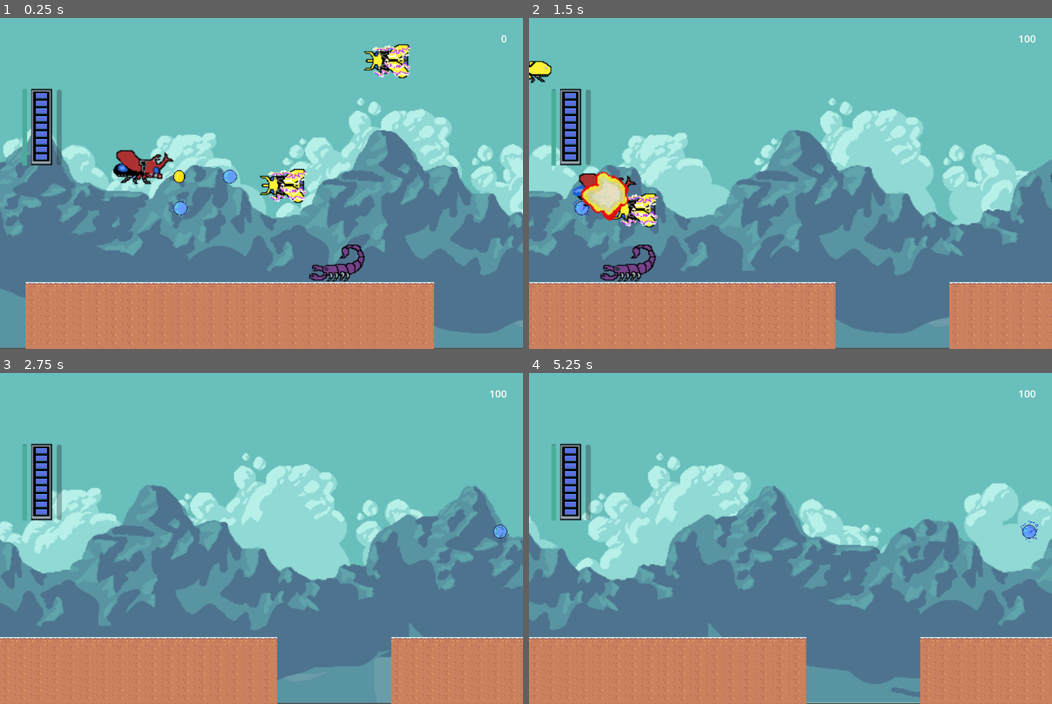
Above: before the commit, frames 1-4 (two rows, left to right).
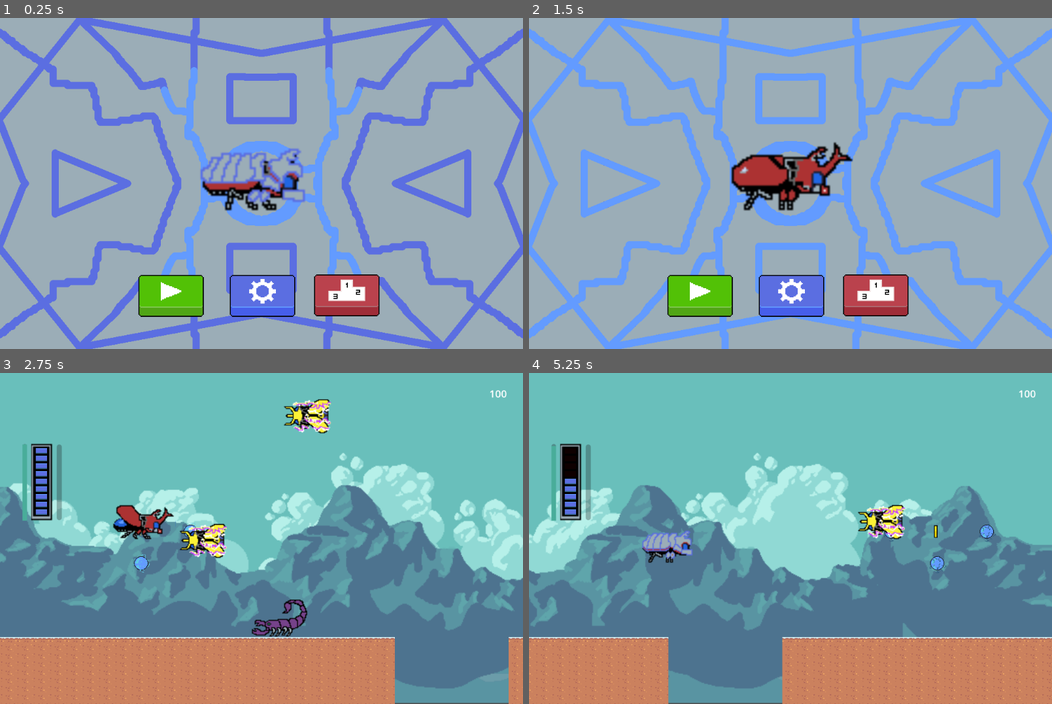
Above: after the commit, the same moments.

Repository: alphaFaiz/cy-bugs
Game: Godot game, scene res://main-menu.tscn
Same seed, same stepped clock (60 frames per second), same inputs: the game is played once before the commit and once after it. Before the commit the project starts from res://game.tscn.
Inputs (mouse positions are in pixels of both pictures, inside the frame that each line leads up to):
- Up to frame 1 (0.25 s): no input
- Up to frame 2 (1.5 s): click (790, 292) at 0.52 s; click (874, 289) at 1.27 s
- Up to frame 3 (2.75 s): click (172, 647) at 2.02 s
- Up to frame 4 (5.25 s): hold Up (ui_up) 2.78-4.28 s; tap Z (attack) at 2.85, 4.35 s; tap X (switch_form) at 3.6, 5.1 s; hold Down (ui_down) 4.28-5.03 s; hold Up (ui_up) from 5.03 s (still down)

The runs differ from the first frame. In frame 1, 100% of the frame differs, in the area x 0-100%, y 0-100%; in frame 2, 100%; in frame 3, 38%; in frame 4, 37%.
Error before the commit: Invalid access to property or key 'global_position' on a base object of type 'previously freed'. (res://game.gd:50)

Commit message:
menu

Diff:
--- a/Player.gd
+++ b/Player.gd
@@ -7,6 +7,7 @@
 signal ground_landing
 signal clockup_mode(turned_on)
 signal point_changed(new_point)
+signal game_over
 
 @onready var rayCastBottom = $RayCast2DBottom
 @onready var rayCastPrepareLanding = $RayCast2DPrepareLanding
@@ -239,6 +240,7 @@
 	var explosion_inst = explosion_scn.instantiate()
 	add_child(explosion_inst)
 	await explosion_inst.animation_finished
+	emit_signal("game_over")
 	queue_free()
 
 func clock_up() -> bool:
--- a/Player.tscn
+++ b/Player.tscn
@@ -363,7 +363,9 @@
 material = ExtResource("2_juuw2")
 scale = Vector2(2, 2)
 sprite_frames = SubResource("SpriteFrames_n1khf")
-animation = &"fly_forward"
+animation = &"walk"
+frame = 1
+frame_progress = 0.452553
 
 [node name="RayCast2DBottom" type="RayCast2D" parent="."]
 position = Vector2(8, 0)
--- a/game.gd
+++ b/game.gd
@@ -36,6 +36,7 @@
 		_player.connect("clockup_mode", handle_clockup)
 		_player.connect("stamina_changed", _stamina_bar.set_stamina)
 		_player.connect("point_changed", _point_label.set_point)
+		_player.connect("game_over", handle_game_over)
 	randomize()
 	spawn_inst(0, 0)
 	spawn_inst(bounds_fw, 0)
@@ -43,6 +44,9 @@
 # Called every frame. 'delta' is the elapsed time since the previous frame.
 func _process(delta):
 	pass
+
+func handle_game_over():
+	get_tree().change_scene_to_file("res://ui/game-over.tscn")
 
 func _physics_process(delta):
 	#after the character is moved, clamp its position to the end of the camera bounds
--- /dev/null
+++ b/main-menu.gd
@@ -0,0 +1,19 @@
+extends Control
+
+@onready var play_button = $PlayButton
+@onready var setting_button = $SettingButton
+@onready var highscore_button = $HighScoreButton
+@onready var characterAnimation = $CharacterAnimatedSprite2D
+
+# Called when the node enters the scene tree for the first time.
+func _ready() -> void:
+	pass # Replace with function body.
+
+
+# Called every frame. 'delta' is the elapsed time since the previous frame.
+func _process(delta: float) -> void:
+	if not characterAnimation.is_playing():
+		characterAnimation.play("walk")
+
+func _on_play_button_pressed() -> void:
+	get_tree().change_scene_to_file("res://game.tscn")
--- /dev/null
+++ b/main-menu.tscn
@@ -0,0 +1,183 @@
+[gd_scene load_steps=28 format=3 uid="uid://cogfsg7tm68nd"]
+
+[ext_resource type="Script" path="res://main-menu.gd" id="1_m6ma2"]
+[ext_resource type="Texture2D" uid="uid://cl1q3x2qvvjp" path="res://prototype-sprites/main-menu-background.png" id="2_kcjcb"]
+[ext_resource type="Texture2D" uid="uid://bedndah7qmgb2" path="res://prototype-sprites/play-button-idle.png" id="3_jtrqy"]
+[ext_resource type="Texture2D" uid="uid://0li1n0b6f8uo" path="res://prototype-sprites/play-button-pressed.png" id="4_0bmic"]
+[ext_resource type="Texture2D" uid="uid://1f6mfrrdeysy" path="res://prototype-sprites/setting-button-idle.png" id="5_hbg1t"]
+[ext_resource type="Texture2D" uid="uid://cgw48544qt70g" path="res://prototype-sprites/setting-button-pressed.png" id="6_2tiwg"]
+[ext_resource type="Texture2D" uid="uid://dduptnh2y5xqx" path="res://prototype-sprites/score-button-idle.png" id="7_gge8w"]
+[ext_resource type="Texture2D" uid="uid://dthek2g6fqkfi" path="res://prototype-sprites/score-button-pressed.png" id="8_h0n3p"]
+[ext_resource type="Texture2D" uid="uid://dhtb6mm8f4665" path="res://prototype-sprites/kabuto-cast-off.png" id="9_544ev"]
+[ext_resource type="Texture2D" uid="uid://dyrbmguitfwma" path="res://prototype-sprites/kabuto-walk.png" id="9_ueyaj"]
+
+[sub_resource type="AtlasTexture" id="AtlasTexture_28h4d"]
+atlas = ExtResource("2_kcjcb")
+region = Rect2(0, 0, 1024, 648)
+
+[sub_resource type="AtlasTexture" id="AtlasTexture_unlyr"]
+atlas = ExtResource("2_kcjcb")
+region = Rect2(1024, 0, 1024, 648)
+
+[sub_resource type="AtlasTexture" id="AtlasTexture_jiao1"]
+atlas = ExtResource("2_kcjcb")
+region = Rect2(2048, 0, 1024, 648)
+
+[sub_resource type="AtlasTexture" id="AtlasTexture_3lphh"]
+atlas = ExtResource("2_kcjcb")
+region = Rect2(3072, 0, 1024, 648)
+
+[sub_resource type="AtlasTexture" id="AtlasTexture_yoxa3"]
+atlas = ExtResource("2_kcjcb")
+region = Rect2(4096, 0, 1024, 648)
+
+[sub_resource type="AtlasTexture" id="AtlasTexture_pqtpb"]
+atlas = ExtResource("2_kcjcb")
+region = Rect2(5120, 0, 1024, 648)
+
+[sub_resource type="SpriteFrames" id="SpriteFrames_el60y"]
+animations = [{
+"frames": [{
+"duration": 1.0,
+"texture": SubResource("AtlasTexture_28h4d")
+}, {
+"duration": 1.0,
+"texture": SubResource("AtlasTexture_unlyr")
+}, {
+"duration": 1.0,
+"texture": SubResource("AtlasTexture_jiao1")
+}, {
+"duration": 1.0,
+"texture": SubResource("AtlasTexture_3lphh")
+}, {
+"duration": 1.0,
+"texture": SubResource("AtlasTexture_yoxa3")
+}, {
+"duration": 1.0,
+"texture": SubResource("AtlasTexture_pqtpb")
+}],
+"loop": false,
+"name": &"default",
+"speed": 8.0
+}]
+
+[sub_resource type="AtlasTexture" id="AtlasTexture_w426q"]
+atlas = ExtResource("9_544ev")
+region = Rect2(0, 0, 64, 64)
+
+[sub_resource type="AtlasTexture" id="AtlasTexture_g5ert"]
+atlas = ExtResource("9_544ev")
+region = Rect2(64, 0, 64, 64)
+
+[sub_resource type="AtlasTexture" id="AtlasTexture_cmd6h"]
+atlas = ExtResource("9_544ev")
+region = Rect2(128, 0, 64, 64)
+
+[sub_resource type="AtlasTexture" id="AtlasTexture_tu6nb"]
+atlas = ExtResource("9_544ev")
+region = Rect2(192, 0, 64, 64)
+
+[sub_resource type="AtlasTexture" id="AtlasTexture_qmtae"]
+atlas = ExtResource("9_544ev")
+region = Rect2(256, 0, 64, 64)
+
+[sub_resource type="AtlasTexture" id="AtlasTexture_b3o1v"]
+atlas = ExtResource("9_544ev")
+region = Rect2(320, 0, 64, 64)
+
+[sub_resource type="AtlasTexture" id="AtlasTexture_r3b8y"]
+atlas = ExtResource("9_544ev")
+region = Rect2(384, 0, 64, 64)
+
+[sub_resource type="AtlasTexture" id="AtlasTexture_7pgcn"]
+atlas = ExtResource("9_ueyaj")
+region = Rect2(0, 0, 64, 64)
+
+[sub_resource type="AtlasTexture" id="AtlasTexture_mjl6t"]
+atlas = ExtResource("9_ueyaj")
+region = Rect2(64, 0, 64, 64)
+
+[sub_resource type="SpriteFrames" id="SpriteFrames_i4oeh"]
+animations = [{
+"frames": [{
+"duration": 1.0,
+"texture": SubResource("AtlasTexture_w426q")
+}, {
+"duration": 1.0,
+"texture": SubResource("AtlasTexture_g5ert")
+}, {
+"duration": 1.0,
+"texture": SubResource("AtlasTexture_cmd6h")
+}, {
+"duration": 1.0,
+"texture": SubResource("AtlasTexture_tu6nb")
+}, {
+"duration": 1.0,
+"texture": SubResource("AtlasTexture_qmtae")
+}, {
+"duration": 1.0,
+"texture": SubResource("AtlasTexture_b3o1v")
+}, {
+"duration": 1.0,
+"texture": SubResource("AtlasTexture_r3b8y")
+}],
+"loop": false,
+"name": &"default",
+"speed": 6.0
+}, {
+"frames": [{
+"duration": 1.0,
+"texture": SubResource("AtlasTexture_7pgcn")
+}, {
+"duration": 1.0,
+"texture": SubResource("AtlasTexture_mjl6t")
+}],
+"loop": true,
+"name": &"walk",
+"speed": 8.0
+}]
+
+[node name="main-menu" type="Control"]
+layout_mode = 3
+anchors_preset = 0
+script = ExtResource("1_m6ma2")
+
+[node name="BackgroundAnimatedSprite2D" type="AnimatedSprite2D" parent="."]
+position = Vector2(512, 324)
+sprite_frames = SubResource("SpriteFrames_el60y")
+autoplay = "default"
+
+[node name="PlayButton" type="TextureButton" parent="."]
+layout_mode = 0
+offset_left = 271.0
+offset_top = 471.0
+offset_right = 403.0
+offset_bottom = 586.0
+texture_normal = ExtResource("3_jtrqy")
+texture_pressed = ExtResource("4_0bmic")
+
+[node name="SettingButton" type="TextureButton" parent="."]
+layout_mode = 0
+offset_left = 450.0
+offset_top = 471.0
+offset_right = 578.0
+offset_bottom = 599.0
+texture_normal = ExtResource("5_hbg1t")
+texture_pressed = ExtResource("6_2tiwg")
+
+[node name="HighScoreButton" type="TextureButton" parent="."]
+layout_mode = 0
+offset_left = 615.0
+offset_top = 470.0
+offset_right = 743.0
+offset_bottom = 598.0
+texture_normal = ExtResource("7_gge8w")
+texture_pressed = ExtResource("8_h0n3p")
+
+[node name="CharacterAnimatedSprite2D" type="AnimatedSprite2D" parent="."]
+position = Vector2(513, 324)
+scale = Vector2(4, 4)
+sprite_frames = SubResource("SpriteFrames_i4oeh")
+autoplay = "default"
+
+[connection signal="pressed" from="PlayButton" to="." method="_on_play_button_pressed"]
--- a/project.godot
+++ b/project.godot
@@ -11,7 +11,7 @@
 [application]
 
 config/name="Cy-bugs"
-run/main_scene="res://game.tscn"
+run/main_scene="res://main-menu.tscn"
 config/features=PackedStringArray("4.0", "GL Compatibility")
 config/icon="res://icon.svg"
 
--- /dev/null
+++ b/resources/save_game.tres
@@ -0,0 +1,3 @@
+[gd_resource type="Resource" format=3 uid="uid://dh7kbacndcb8g"]
+
+[resource]
--- /dev/null
+++ b/resources/savegame.gd
@@ -0,0 +1,23 @@
+extends Resource
+
+const SAVE_FILE_PATH = "user://save_game.save"
+
+@export var high_score = 0
+
+# Called when the node enters the scene tree for the first time.
+func _ready() -> void:
+	pass # Replace with function body.
+
+
+# Called every frame. 'delta' is the elapsed time since the previous frame.
+func _process(delta: float) -> void:
+	pass
+
+#func save_score():
+#	ResourceSaver.save(SAVE_FILE_PATH, self)
+#
+#var save_path = "user://save_game.tres"
+#
+#func save_score():
+#	var file = FileAccess.open(save_path, FileAccess.WRITE)
+#	file.store_var(highscore)
--- /dev/null
+++ b/ui/game-over.gd
@@ -0,0 +1,17 @@
+extends Control
+
+
+# Called when the node enters the scene tree for the first time.
+func _ready() -> void:
+	pass # Replace with function body.
+
+
+# Called every frame. 'delta' is the elapsed time since the previous frame.
+func _process(delta: float) -> void:
+	pass
+
+func _on_replay_button_pressed() -> void:
+	get_tree().change_scene_to_file("res://game.tscn")
+
+func _on_exit_button_pressed() -> void:
+	get_tree().change_scene_to_file("res://main-menu.tscn")
--- /dev/null
+++ b/ui/game-over.tscn
@@ -0,0 +1,93 @@
+[gd_scene load_steps=14 format=3 uid="uid://lruas7lofysg"]
+
+[ext_resource type="Texture2D" uid="uid://cl1q3x2qvvjp" path="res://prototype-sprites/main-menu-background.png" id="1_sxkdo"]
+[ext_resource type="Script" path="res://ui/game-over.gd" id="1_sxxry"]
+[ext_resource type="Texture2D" uid="uid://c1uiso5tt8dog" path="res://prototype-sprites/replay-button-idle.png" id="2_mty3d"]
+[ext_resource type="Texture2D" uid="uid://dlsjgf8ustgtm" path="res://prototype-sprites/replay-button-pressed.png" id="3_ywqux"]
+[ext_resource type="Texture2D" uid="uid://4k3y0noeidg2" path="res://prototype-sprites/exit-button-idle.png" id="4_loady"]
+[ext_resource type="Texture2D" uid="uid://bfp5v7fsnx1qs" path="res://prototype-sprites/exit-button-pressed.png" id="5_t86hf"]
+
+[sub_resource type="AtlasTexture" id="AtlasTexture_llq3b"]
+atlas = ExtResource("1_sxkdo")
+region = Rect2(5120, 0, 1024, 648)
+
+[sub_resource type="AtlasTexture" id="AtlasTexture_quhl3"]
+atlas = ExtResource("1_sxkdo")
+region = Rect2(4096, 0, 1024, 648)
+
+[sub_resource type="AtlasTexture" id="AtlasTexture_j68kt"]
+atlas = ExtResource("1_sxkdo")
+region = Rect2(3072, 0, 1024, 648)
+
+[sub_resource type="AtlasTexture" id="AtlasTexture_luhjb"]
+atlas = ExtResource("1_sxkdo")
+region = Rect2(2048, 0, 1024, 648)
+
+[sub_resource type="AtlasTexture" id="AtlasTexture_uf1k8"]
+atlas = ExtResource("1_sxkdo")
+region = Rect2(1024, 0, 1024, 648)
+
+[sub_resource type="AtlasTexture" id="AtlasTexture_wij6b"]
+atlas = ExtResource("1_sxkdo")
+region = Rect2(0, 0, 1024, 648)
+
+[sub_resource type="SpriteFrames" id="SpriteFrames_ecmpi"]
+animations = [{
+"frames": [{
+"duration": 1.0,
+"texture": SubResource("AtlasTexture_llq3b")
+}, {
+"duration": 1.0,
+"texture": SubResource("AtlasTexture_quhl3")
+}, {
+"duration": 1.0,
+"texture": SubResource("AtlasTexture_j68kt")
+}, {
+"duration": 1.0,
+"texture": SubResource("AtlasTexture_luhjb")
+}, {
+"duration": 1.0,
+"texture": SubResource("AtlasTexture_uf1k8")
+}, {
+"duration": 1.0,
+"texture": SubResource("AtlasTexture_wij6b")
+}],
+"loop": false,
+"name": &"default",
+"speed": 8.0
+}]
+
+[node name="game-over" type="Control"]
+layout_mode = 3
+anchors_preset = 15
+anchor_right = 1.0
+anchor_bottom = 1.0
+grow_horizontal = 2
+grow_vertical = 2
+script = ExtResource("1_sxxry")
+
+[node name="AnimatedSprite2D" type="AnimatedSprite2D" parent="."]
+position = Vector2(513, 325)
+sprite_frames = SubResource("SpriteFrames_ecmpi")
+autoplay = "default"
+
+[node name="ReplayButton" type="TextureButton" parent="."]
+layout_mode = 0
+offset_left = 360.0
+offset_top = 252.0
+offset_right = 488.0
+offset_bottom = 380.0
+texture_normal = ExtResource("2_mty3d")
+texture_pressed = ExtResource("3_ywqux")
+
+[node name="ExitButton" type="TextureButton" parent="."]
+layout_mode = 0
+offset_left = 541.0
+offset_top = 252.0
+offset_right = 669.0
+offset_bottom = 380.0
+texture_normal = ExtResource("4_loady")
+texture_pressed = ExtResource("5_t86hf")
+
+[connection signal="pressed" from="ReplayButton" to="." method="_on_replay_button_pressed"]
+[connection signal="pressed" from="ExitButton" to="." method="_on_exit_button_pressed"]
Binary file added: prototype-sprites/exit-button-idle.png
Not shown, added: prototype-sprites/exit-button-idle.png.import
Binary file added: prototype-sprites/exit-button-pressed.png
Not shown, added: prototype-sprites/exit-button-pressed.png.import
Binary file added: prototype-sprites/exit-button.aseprite
Binary file added: prototype-sprites/gameover-background.aseprite
Binary file added: prototype-sprites/gameover-background.png
Not shown, added: prototype-sprites/gameover-background.png.import
Binary file changed: prototype-sprites/kabuto-fly-up.png
Binary file added: prototype-sprites/main-menu-background.aseprite
Binary file added: prototype-sprites/main-menu-background.png
Not shown, added: prototype-sprites/main-menu-background.png.import
(and 26 more such lines)
